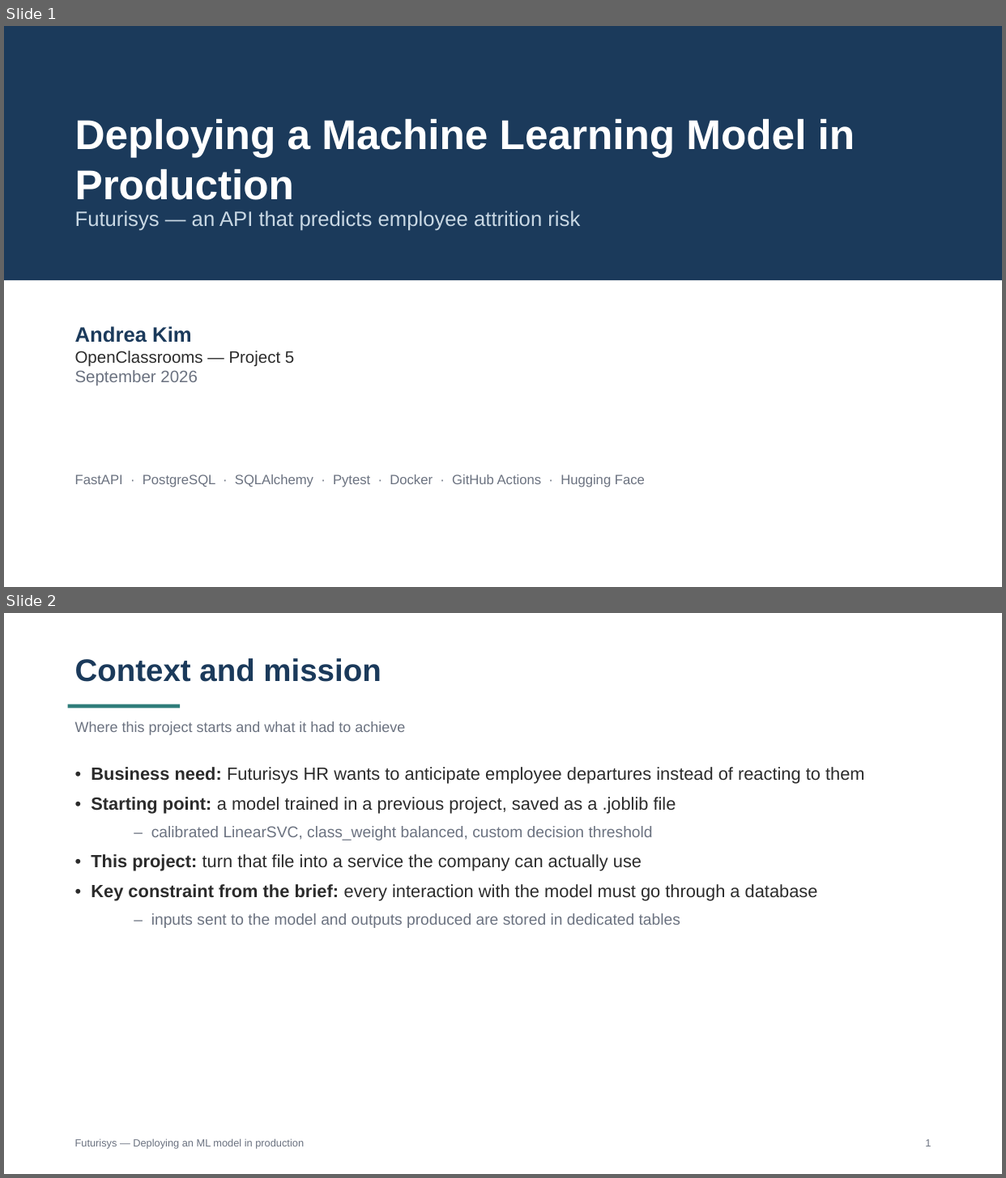
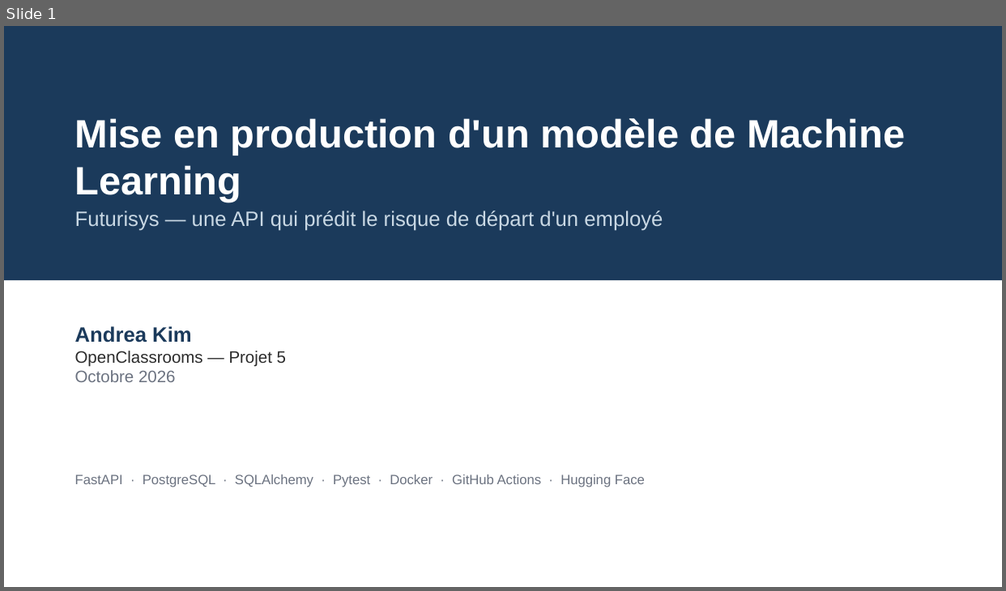
Before and after one commit to ankim21/Projet5_DEPLOYMENTML, a slide deck: docs/presentation_futurisys.pptx. Shown one above the other, each under a label of ours: slides 1 and 2 before the commit, slide 1 after it. The pictures are 1006x1178 and 1006x591 pixels, drawn with LibreOffice and Linux fonts; fonts in the diff are those of the drawing. Boxes give left, top, right and bottom in pixels: in the first picture for what was removed or moved away, otherwise in the second. Text is boxed around its words. In the diff, an @@ line names an element or a change of style, - is before the commit and + after.

```diff
--- a/docs/presentation_futurisys.pptx
+++ b/docs/presentation_futurisys.pptx
@@ slide 2 removed at [4, 613, 1002, 1174], background #FFFFFF @@
@@ text removed at [75, 658, 381, 682] @@
-Context and mission
@@ rectangle removed at [68, 705, 180, 708] @@
@@ text removed at [75, 722, 405, 735] @@
-Where this project starts and what it had to achieve
@@ text removed at [91, 767, 865, 928] @@
-• Business need: Futurisys HR wants to anticipate employee departures instead of reacting to them
-• Starting point: a model trained in a previous project, saved as a .joblib file
-  – calibrated LinearSVC, class_weight balanced, custom decision threshold
-• This project: turn that file into a service the company can actually use
-• Key constraint from the brief: every interaction with the model must go through a database
-  – inputs sent to the model and outputs produced are stored in dedicated tables
@@ text removed at [75, 1139, 304, 1149] @@
-Futurisys — Deploying an ML model in production
@@ text removed at [925, 1139, 931, 1147] @@
-1
@@ slide 1 changed as well @@
@@ text at [75, 118, 905, 203]: text changed; size 40 to 38 pt @@
-Deploying a Machine Learning Model in Production
+Mise en production d'un modèle de Machine Learning
@@ text at [75, 211, 663, 231]: text changed @@
-Futurisys — an API that predicts employee attrition risk
+Futurisys — une API qui prédit le risque de départ d'un employé
@@ text at [75, 351, 286, 382]: text changed @@
-OpenClassrooms — Project 5
-September 2026
+OpenClassrooms — Projet 5
+Octobre 2026
```
Also in this commit, not shown: 15 other slides changed, 2 slides added, 1 other slide removed.
